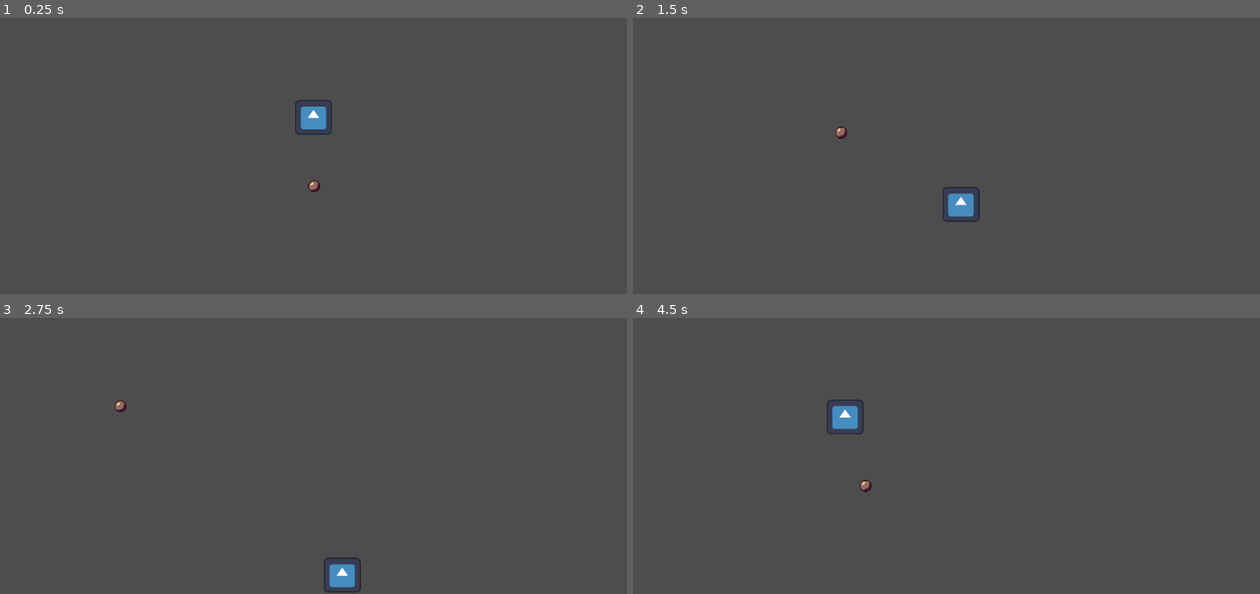
Above: before the commit, frames 1-4 (two rows, left to right).
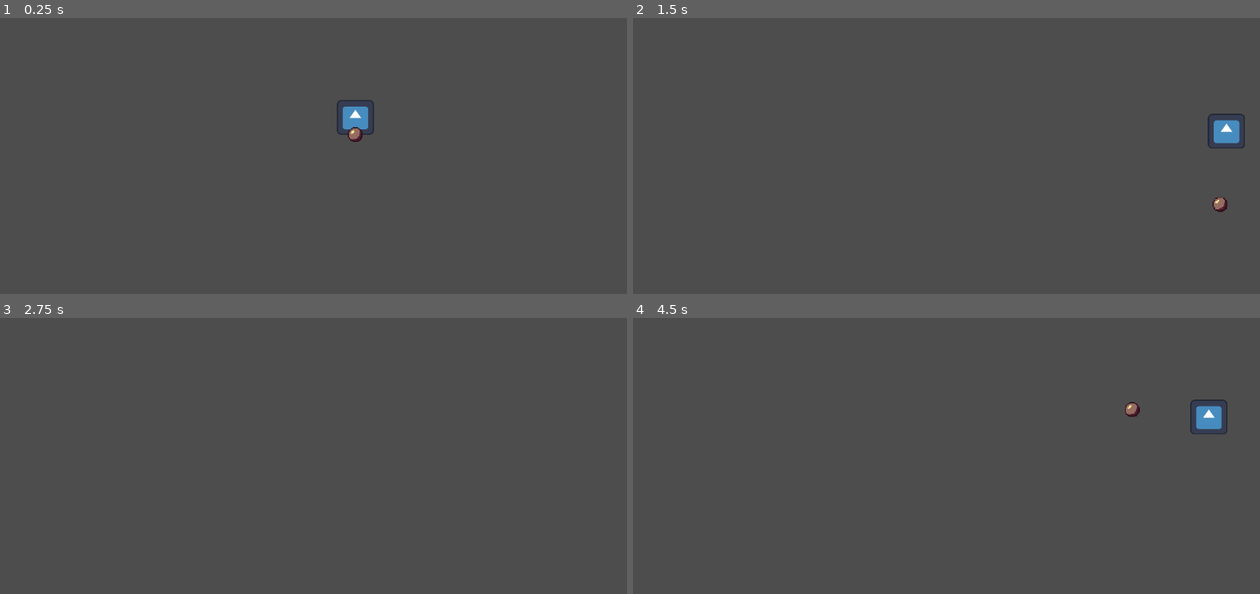
Above: after the commit, the same moments.

Repository: Sn0wyB0ss/Ball-Killer-Project
Game: Godot game, scene res://Scenes/test_level.tscn
Two runs of this game, one before a commit and one after it. Both use one fixed random seed, a clock stepped at 60 frames per second and the inputs below. The engine's default icon, where the game draws it, is replaced by a stand-in: a white triangle on a blue panel in a dark square.
Inputs:
- Up to frame 1 (0.25 s): no input
- Up to frame 2 (1.5 s): tap Enter at 0.5 s; hold Right (ui_right) 0.53-1.28 s; tap Z (dash, bound only after the commit) at 0.6 s; hold Down (ui_down) from 1.28 s (still down); tap X (dash, bound only before the commit) at 1.35 s
- Up to frame 3 (2.75 s): release Down (ui_down) at 2.03 s; hold Right (ui_right) from 2.03 s (still down); tap Z (dash, bound only after the commit) at 2.1 s
- Up to frame 4 (4.5 s): release Right (ui_right) at 2.78 s; hold Up (ui_up) 2.78-3.53 s; tap X (dash, bound only before the commit) at 2.85, 4.35 s; hold Left (ui_left) from 3.53 s (still down); tap Z (dash, bound only after the commit) at 3.6 s

The runs differ from the first frame. In frame 1, 1.0% of the frame differs, in the area x 47-60%, y 29-64%; in frame 2, 1.1%, in the area x 32-98%, y 34-74%; in frame 3, 0.5%; in frame 4, 1.1%.

Commit message:
Trying To Figuring Out The Design of Main Mechanic

Diff:
--- a/Scenes/ball.tscn
+++ b/Scenes/ball.tscn
@@ -1,28 +1,34 @@
-[gd_scene load_steps=4 format=3 uid="uid://b61thya14vdiq"]
+[gd_scene load_steps=5 format=3 uid="uid://b61thya14vdiq"]
 
 [ext_resource type="Texture2D" uid="uid://b41dth5jng0ay" path="res://Assets/Ball.png" id="1_dfuax"]
+[ext_resource type="Script" path="res://Scripts/ball.gd" id="1_f4kfe"]
 
 [sub_resource type="CircleShape2D" id="CircleShape2D_ekffj"]
-radius = 8.0
+radius = 8.06226
 
 [sub_resource type="CircleShape2D" id="CircleShape2D_g4vfr"]
+radius = 11.0454
 
-[node name="Ball" type="RigidBody2D"]
-gravity_scale = 0.0
-linear_damp = 0.2
+[node name="Ball" type="CharacterBody2D"]
+position = Vector2(0, 14)
+collision_layer = 2
+collision_mask = 4
+script = ExtResource("1_f4kfe")
 
-[node name="Ball" type="Sprite2D" parent="."]
-position = Vector2(0.250001, -11.25)
-scale = Vector2(0.0346774, 0.0346774)
+[node name="Ball3" type="Sprite2D" parent="."]
+position = Vector2(0, -13.5)
+scale = Vector2(0.0435484, 0.0435484)
 texture = ExtResource("1_dfuax")
 
 [node name="CollisionShape2D" type="CollisionShape2D" parent="."]
-position = Vector2(0, -11)
+position = Vector2(0, -14)
 shape = SubResource("CircleShape2D_ekffj")
 
 [node name="PlayerCatch" type="Area2D" parent="."]
 collision_layer = 0
 
 [node name="CollisionShape2D" type="CollisionShape2D" parent="PlayerCatch"]
-position = Vector2(0, -11)
+position = Vector2(0, -14)
 shape = SubResource("CircleShape2D_g4vfr")
+
+[connection signal="body_entered" from="PlayerCatch" to="." method="_on_player_catch_body_entered"]
--- a/Scenes/player.tscn
+++ b/Scenes/player.tscn
@@ -1,17 +1,21 @@
-[gd_scene load_steps=4 format=3 uid="uid://balr1x5t45d8e"]
+[gd_scene load_steps=5 format=3 uid="uid://balr1x5t45d8e"]
 
 [ext_resource type="Script" path="res://Scripts/player.gd" id="1_bepas"]
 [ext_resource type="Texture2D" uid="uid://5s2ojpxlklbx" path="res://icon.svg" id="2_1mk23"]
+[ext_resource type="Texture2D" uid="uid://b41dth5jng0ay" path="res://Assets/Ball.png" id="3_xwh7s"]
 
 [sub_resource type="CircleShape2D" id="CircleShape2D_1cfnq"]
 radius = 31.0644
 
 [node name="Player" type="CharacterBody2D"]
-collision_mask = 2
+collision_mask = 0
 script = ExtResource("1_bepas")
 
 [node name="Camera2D" type="Camera2D" parent="."]
 position = Vector2(0, -31)
+limit_left = -500
+limit_top = -500
+limit_right = 500
 limit_bottom = 500
 position_smoothing_enabled = true
 
@@ -27,3 +31,8 @@
 [node name="DashDelay" type="Timer" parent="."]
 wait_time = 0.5
 one_shot = true
+
+[node name="Ball" type="Sprite2D" parent="."]
+position = Vector2(4.76837e-07, 0)
+scale = Vector2(0.0435484, 0.0435484)
+texture = ExtResource("3_xwh7s")
--- a/Scenes/test_level.tscn
+++ b/Scenes/test_level.tscn
@@ -1,13 +1,9 @@
-[gd_scene load_steps=3 format=3 uid="uid://11rec151qaym"]
+[gd_scene load_steps=2 format=3 uid="uid://11rec151qaym"]
 
 [ext_resource type="PackedScene" uid="uid://balr1x5t45d8e" path="res://Scenes/player.tscn" id="1_igkg3"]
-[ext_resource type="PackedScene" uid="uid://b61thya14vdiq" path="res://Scenes/ball.tscn" id="2_ekf74"]
 
 [node name="TestLevel" type="Node2D"]
 position = Vector2(2, 2)
 
 [node name="Player" parent="." instance=ExtResource("1_igkg3")]
 position = Vector2(-1, 58)
-
-[node name="Ball" parent="." instance=ExtResource("2_ekf74")]
-position = Vector2(0, 164)
--- /dev/null
+++ b/Scripts/ball.gd
@@ -0,0 +1,57 @@
+extends CharacterBody2D
+
+@onready var player_catch = $PlayerCatch
+
+var camera_node: Camera2D = null
+
+var left_border_limit: int = 0
+var right_border_limit: int = 0
+var top_border_limit: int = 0
+var bottom_border_limit: int = 0
+
+var speed: float = 1000.0
+
+var direction: Vector2 = Vector2(-1,0)
+
+# Called when the node enters the scene tree for the first time.
+func _ready():
+	camera_node = GameManager.get_camera()
+	left_border_limit = camera_node.limit_left
+	right_border_limit = camera_node.limit_right
+	top_border_limit = camera_node.limit_top
+	bottom_border_limit = camera_node.limit_bottom
+
+# Called every frame. 'delta' is the elapsed time since the previous frame.
+func _physics_process(delta):
+
+	velocity.x = move_toward(velocity.x,  direction.x * speed, speed)
+
+	# Vertical Accel and Deccel Check
+	velocity.y = move_toward(velocity.y,  direction.y * speed, speed)
+
+	move_and_collide(velocity * delta)
+
+	collide_with_border()
+
+func collide_with_border():
+
+	if (global_position.x < left_border_limit):
+		direction.x = -direction.x
+		global_position.x = left_border_limit
+
+	if (global_position.x > right_border_limit):
+		direction.x = -direction.x
+		global_position.x = right_border_limit
+
+	if (global_position.y < top_border_limit):
+		direction.y = -direction.y
+		global_position.y = top_border_limit
+
+	if (global_position.y > bottom_border_limit):
+		direction.y = -direction.y
+		global_position.y = bottom_border_limit
+
+
+func _on_player_catch_body_entered(body):
+	queue_free()
+	GameManager.player_node.ball_gathered = true
--- /dev/null
+++ b/Scripts/game_manager.gd
@@ -0,0 +1,16 @@
+extends Node2D
+
+var player_node = null
+var camera_node: Camera2D = null
+
+# Called when the node enters the scene tree for the first time.
+func _ready():
+	pass # Replace with function body.
+
+
+# Called every frame. 'delta' is the elapsed time since the previous frame.
+func _process(delta):
+	pass
+
+func get_camera():
+	return camera_node
--- a/Scripts/player.gd
+++ b/Scripts/player.gd
@@ -1,13 +1,22 @@
 extends CharacterBody2D
 
+#Instances Varriables
 @onready var dash_delay = $DashDelay
+@onready var ball = $Ball
+@onready var icon = $Icon
+@onready var camera_2d = $Camera2D
 
+#Preload Scene Variables
+const BALL = preload("res://Scenes/ball.tscn")
+
+#Const Variables
 const SPEED: float = 300.0
 const ACCEL: float = 30.0
 const DECCEL: float = 25.0
 const JUMP_VELOCITY: float = -400.0
 const DASH_DISTANCE: float = 15000.0
 
+#State Variables
 enum PLAYER_STATE {
 	IDLE,
 	KICK,
@@ -19,6 +28,11 @@
 var player_state = PLAYER_STATE.IDLE
 var dash_stop_count = 0
 var dash_stop_max = 4
+var ball_gathered = true
+
+func _ready():
+	GameManager.player_node = self
+	GameManager.camera_node = camera_2d
 
 func _physics_process(delta):
 	# Get the input direction and handle the movement/deceleration.
@@ -27,6 +41,7 @@
 
 	if direction != Vector2.ZERO:
 		fixed_direction = direction
+		ball.position = icon.position + (direction * 32)
 
 	match player_state:
 		PLAYER_STATE.IDLE:
@@ -38,8 +53,18 @@
 
 func player_state_idle():
 
+	ball.visible = ball_gathered
+
 	if (Input.is_action_just_pressed("dash")) and (dash_delay.time_left <= 0.0):
 		player_state = PLAYER_STATE.DASH
+
+	if (Input.is_action_just_pressed("kick")) and ball_gathered:
+		ball_gathered = false
+		var ball_instance = BALL.instantiate()
+		GameManager.add_child(ball_instance)
+		ball_instance.global_position = ball.global_position + (fixed_direction * 32)
+		ball_instance.direction = fixed_direction
+
 
 	# Horizontal Accel and Deccel Check
 	if direction.x:
@@ -63,3 +88,6 @@
 	velocity = Vector2.ZERO
 	global_position += (fixed_direction * (DASH_DISTANCE / dash_stop_max)) * delta
 	dash_stop_count += 1
+
+func get_camera():
+	return camera_2d
--- /dev/null
+++ b/Singleton/game_manager.tscn
@@ -0,0 +1,6 @@
+[gd_scene load_steps=2 format=3 uid="uid://b6a5jrr7quqw7"]
+
+[ext_resource type="Script" path="res://Scripts/game_manager.gd" id="1_g3c6d"]
+
+[node name="GameManager" type="Node2D"]
+script = ExtResource("1_g3c6d")
--- a/project.godot
+++ b/project.godot
@@ -15,11 +15,20 @@
 config/features=PackedStringArray("4.2", "GL Compatibility")
 config/icon="res://icon.svg"
 
+[autoload]
+
+GameManager="*res://Singleton/game_manager.tscn"
+
 [input]
 
 dash={
 "deadzone": 0.5,
-"events": [Object(InputEventKey,"resource_local_to_scene":false,"resource_name":"","device":-1,"window_id":0,"alt_pressed":false,"shift_pressed":false,"ctrl_pressed":false,"meta_pressed":false,"pressed":false,"keycode":0,"physical_keycode":88,"key_label":0,"unicode":120,"echo":false,"script":null)
+"events": [Object(InputEventKey,"resource_local_to_scene":false,"resource_name":"","device":0,"window_id":0,"alt_pressed":false,"shift_pressed":false,"ctrl_pressed":false,"meta_pressed":false,"pressed":false,"keycode":0,"physical_keycode":90,"key_label":0,"unicode":0,"echo":false,"script":null)
+]
+}
+kick={
+"deadzone": 0.5,
+"events": [null, Object(InputEventKey,"resource_local_to_scene":false,"resource_name":"","device":-1,"window_id":0,"alt_pressed":false,"shift_pressed":false,"ctrl_pressed":false,"meta_pressed":false,"pressed":false,"keycode":0,"physical_keycode":88,"key_label":0,"unicode":120,"echo":false,"script":null)
 ]
 }
 
